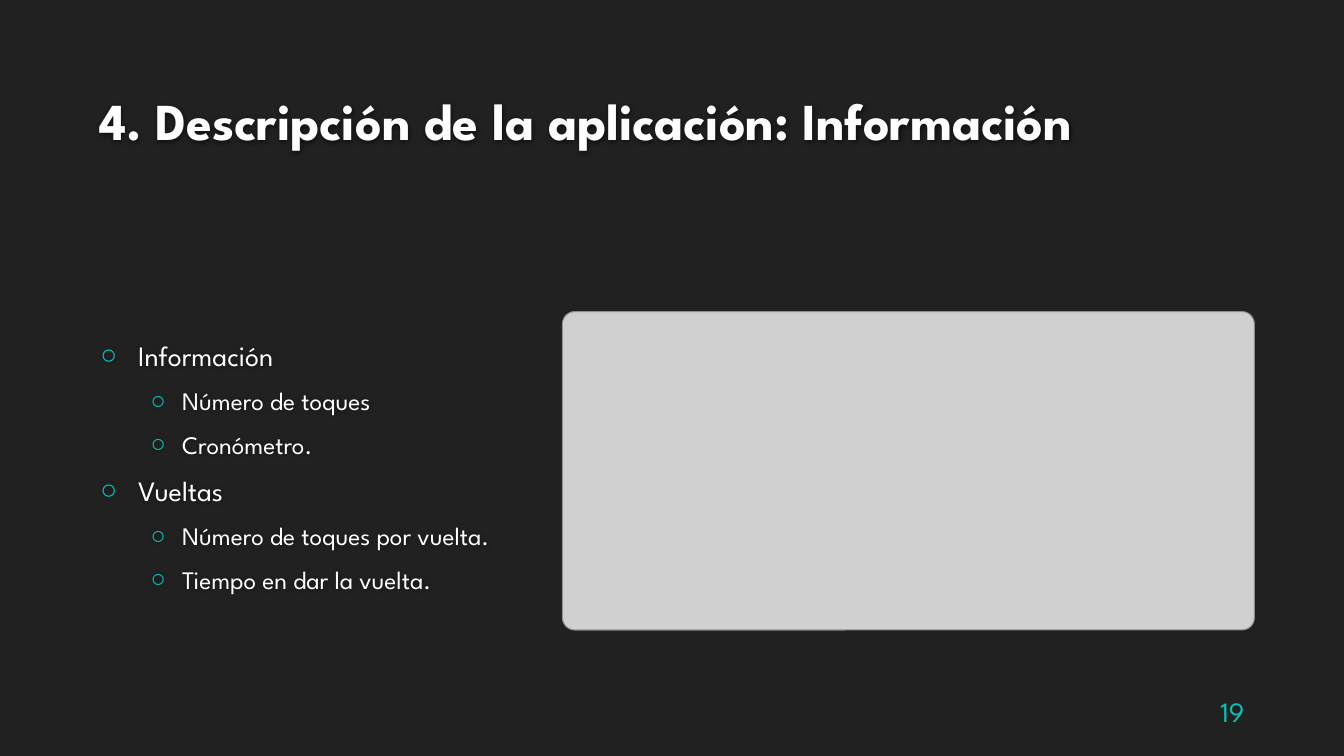
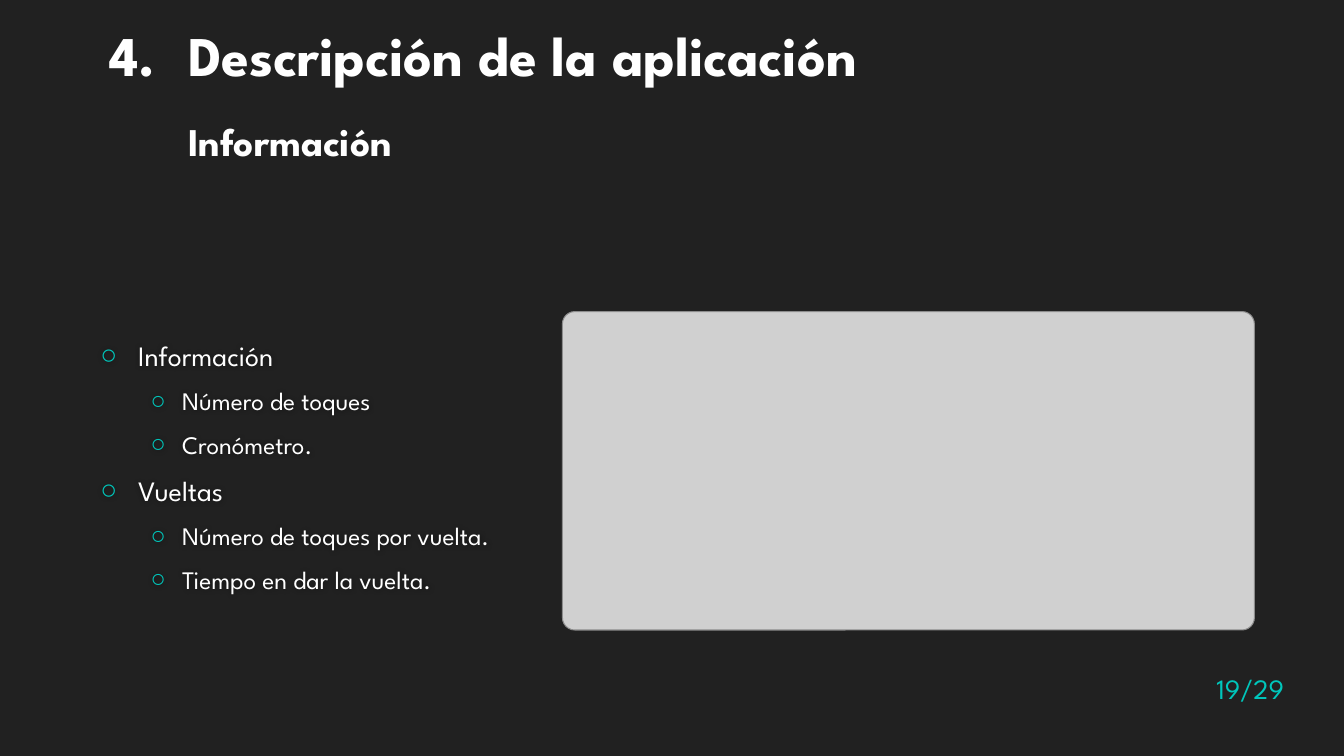
Before and after one commit to Zigic23/TFG-RobotSiguelineas, a slide deck: slide 19 of Presentación/Presentacion TFG.pptx. Drawn at 1344x756 pixels with LibreOffice and Linux fonts; fonts in the diff are those of the drawing; grey boxes stand for pictures; background and template pictures are left out. Boxes give left, top, right and bottom in pixels: in the first picture for what was removed or moved away, otherwise in the second. Text is boxed around its words. In the diff, an @@ line names an element or a change of style, - is before the commit and + after.

```diff
--- a/Presentación/Presentacion TFG.pptx
+++ b/Presentación/Presentacion TFG.pptx
@@ text "4. Descripción de la aplicación" at [109,37,857,157]: vertical alignment bottom to top @@
@@ text at [109,37,857,157]: text changed; size 37 to 40 pt; text colour #FEFEFE to #FFFFFF @@
-4. Descripción de la aplicación: Información
+4. Descripción de la aplicación
+Información
@@ page number at [1216,679,1284,702]: text changed @@
-19
+19/29
```
Also in this commit, not shown: 27 other slides changed, 1 slide added, 1 slide removed, 4 other files.
